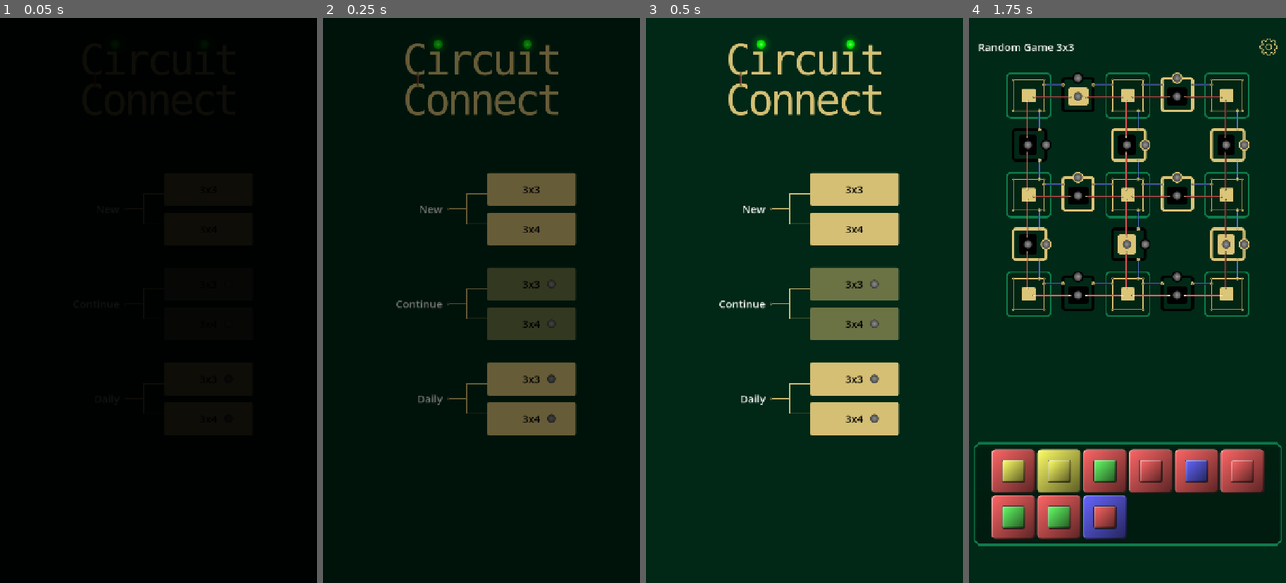
Above: before the commit, frames 1-4 (left to right).
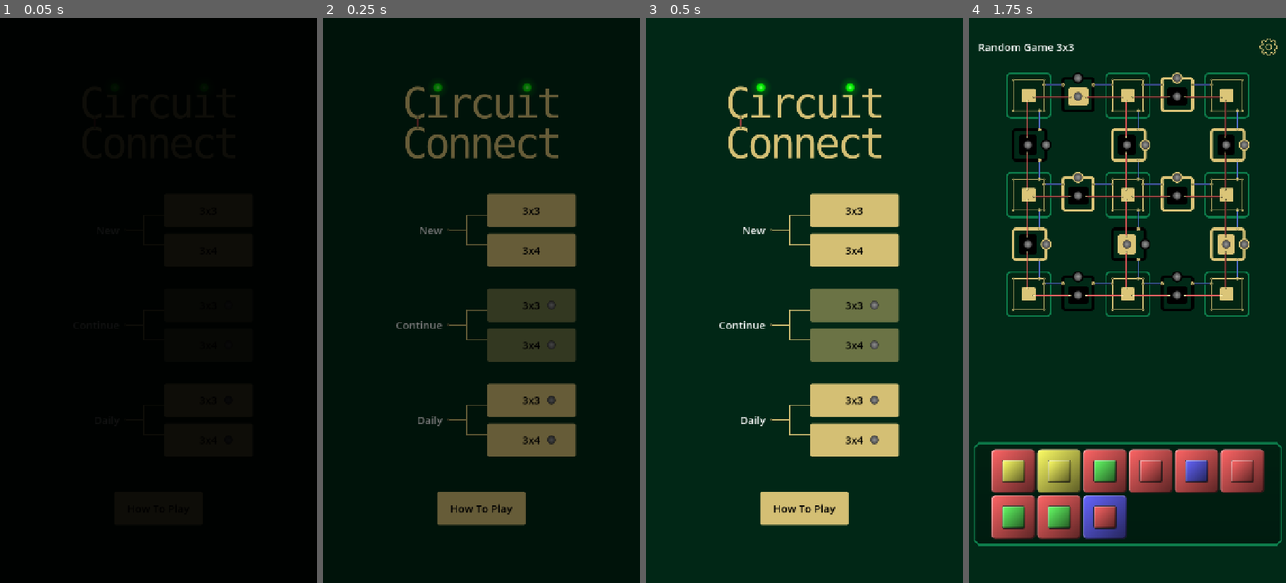
Above: after the commit, the same moments.

Repository: andre-rosatto/circuit_connect
Game: Godot game, scene res://main.tscn
Same seed, same stepped clock (60 frames per second), same inputs: the game is played once before the commit and once after it.
Inputs (mouse positions are in pixels of both pictures, inside the frame that each line leads up to):
- Up to frame 1 (0.05 s): no input
- Up to frame 2 (0.25 s): no input
- Up to frame 3 (0.5 s): no input
- Up to frame 4 (1.75 s): click "3x3" at 0.5 s; move the mouse to (1029, 97) at 1.27 s; press the mouse at (1029, 97) at 1.28 s

The runs differ from the first frame. In frame 2, 13% of the frame differs, in the area x 23-80%, y 3-90%; in frame 3, 14%; in frame 4, nothing differs.

Commit message:
how to play

Diff:
--- a/main.tscn
+++ b/main.tscn
@@ -31,6 +31,5 @@
 
 [node name="MainMenu" parent="." instance=ExtResource("2_h2yge")]
 unique_name_in_owner = true
-visible = false
 
 [connection signal="level_quit" from="Level" to="." method="_on_level_level_quit"]
--- /dev/null
+++ b/scenes/gui/help/help.gd
@@ -0,0 +1,11 @@
+class_name Help extends Control
+
+@onready var animation_player: AnimationPlayer = %AnimationPlayer
+
+
+func show_help() -> void:
+  animation_player.play("fade_in")
+
+
+func _on_ok_pressed() -> void:
+  animation_player.play("fade_out")
--- /dev/null
+++ b/scenes/gui/help/help.tscn
@@ -0,0 +1,149 @@
+[gd_scene load_steps=7 format=3 uid="uid://botmejcpj5n16"]
+
+[ext_resource type="Script" uid="uid://xo66gx3kxi5i" path="res://scenes/gui/help/help.gd" id="1_f7dix"]
+[ext_resource type="Texture2D" uid="uid://c4f2bk7nm85qp" path="res://scenes/gui/help/sprites/help.webp" id="2_5ee46"]
+
+[sub_resource type="Animation" id="Animation_f7dix"]
+resource_name = "fade_in"
+length = 0.5
+tracks/0/type = "value"
+tracks/0/imported = false
+tracks/0/enabled = true
+tracks/0/path = NodePath(".:modulate")
+tracks/0/interp = 1
+tracks/0/loop_wrap = true
+tracks/0/keys = {
+"times": PackedFloat32Array(0, 0.5),
+"transitions": PackedFloat32Array(1, 1),
+"update": 0,
+"values": [Color(1, 1, 1, 0), Color(1, 1, 1, 1)]
+}
+tracks/1/type = "value"
+tracks/1/imported = false
+tracks/1/enabled = true
+tracks/1/path = NodePath(".:visible")
+tracks/1/interp = 1
+tracks/1/loop_wrap = true
+tracks/1/keys = {
+"times": PackedFloat32Array(0),
+"transitions": PackedFloat32Array(1),
+"update": 1,
+"values": [true]
+}
+
+[sub_resource type="Animation" id="Animation_5ee46"]
+length = 0.001
+tracks/0/type = "value"
+tracks/0/imported = false
+tracks/0/enabled = true
+tracks/0/path = NodePath(".:modulate")
+tracks/0/interp = 1
+tracks/0/loop_wrap = true
+tracks/0/keys = {
+"times": PackedFloat32Array(0),
+"transitions": PackedFloat32Array(1),
+"update": 0,
+"values": [Color(1, 1, 1, 0)]
+}
+tracks/1/type = "value"
+tracks/1/imported = false
+tracks/1/enabled = true
+tracks/1/path = NodePath(".:visible")
+tracks/1/interp = 1
+tracks/1/loop_wrap = true
+tracks/1/keys = {
+"times": PackedFloat32Array(0),
+"transitions": PackedFloat32Array(1),
+"update": 1,
+"values": [false]
+}
+
+[sub_resource type="Animation" id="Animation_5hrub"]
+resource_name = "fade_out"
+length = 0.5
+tracks/0/type = "value"
+tracks/0/imported = false
+tracks/0/enabled = true
+tracks/0/path = NodePath(".:modulate")
+tracks/0/interp = 1
+tracks/0/loop_wrap = true
+tracks/0/keys = {
+"times": PackedFloat32Array(0, 0.5),
+"transitions": PackedFloat32Array(1, 1),
+"update": 0,
+"values": [Color(1, 1, 1, 1), Color(1, 1, 1, 0)]
+}
+tracks/1/type = "value"
+tracks/1/imported = false
+tracks/1/enabled = true
+tracks/1/path = NodePath(".:visible")
+tracks/1/interp = 1
+tracks/1/loop_wrap = true
+tracks/1/keys = {
+"times": PackedFloat32Array(0, 0.5),
+"transitions": PackedFloat32Array(1, 1),
+"update": 1,
+"values": [true, false]
+}
+
+[sub_resource type="AnimationLibrary" id="AnimationLibrary_5ee46"]
+_data = {
+&"RESET": SubResource("Animation_5ee46"),
+&"fade_in": SubResource("Animation_f7dix"),
+&"fade_out": SubResource("Animation_5hrub")
+}
+
+[node name="Help" type="Control"]
+visible = false
+modulate = Color(1, 1, 1, 0)
+layout_mode = 3
+anchors_preset = 15
+anchor_right = 1.0
+anchor_bottom = 1.0
+grow_horizontal = 2
+grow_vertical = 2
+script = ExtResource("1_f7dix")
+
+[node name="AnimationPlayer" type="AnimationPlayer" parent="."]
+unique_name_in_owner = true
+libraries = {
+&"": SubResource("AnimationLibrary_5ee46")
+}
+
+[node name="ColorRect" type="ColorRect" parent="."]
+layout_mode = 1
+anchors_preset = 15
+anchor_right = 1.0
+anchor_bottom = 1.0
+grow_horizontal = 2
+grow_vertical = 2
+color = Color(0.00392157, 0.160784, 0.0901961, 1)
+
+[node name="MarginContainer" type="MarginContainer" parent="."]
+layout_mode = 1
+anchors_preset = 15
+anchor_right = 1.0
+anchor_bottom = 1.0
+grow_horizontal = 2
+grow_vertical = 2
+theme_override_constants/margin_left = 20
+theme_override_constants/margin_top = 50
+theme_override_constants/margin_right = 20
+theme_override_constants/margin_bottom = 50
+
+[node name="VBoxContainer" type="VBoxContainer" parent="MarginContainer"]
+layout_mode = 2
+
+[node name="TextureRect" type="TextureRect" parent="MarginContainer/VBoxContainer"]
+layout_mode = 2
+texture = ExtResource("2_5ee46")
+
+[node name="OK" type="Button" parent="MarginContainer/VBoxContainer"]
+unique_name_in_owner = true
+custom_minimum_size = Vector2(200, 50)
+layout_mode = 2
+size_flags_horizontal = 4
+size_flags_vertical = 10
+text = "OK"
+
+[connection signal="pressed" from="MarginContainer/VBoxContainer/OK" to="." method="_on_ok_pressed"]
--- a/scenes/gui/main_menu/main_menu.gd
+++ b/scenes/gui/main_menu/main_menu.gd
@@ -12,6 +12,7 @@
 @onready var daily_3x3: OnOffButton = %Daily3x3
 @onready var daily_3x4: OnOffButton = %Daily3x4
 @onready var fader: Fader = %Fader
+@onready var help: Control = %Help
 
 
 func _ready() -> void:
@@ -79,3 +80,7 @@
 	fader.fade_out()
 	await fader.fade_finished
 	game_continued.emit(Vector2i(3, game_height), true)
+
+
+func _on_how_to_play_button_pressed() -> void:
+	help.show_help()
--- a/scenes/gui/main_menu/main_menu.tscn
+++ b/scenes/gui/main_menu/main_menu.tscn
@@ -6,106 +6,125 @@
 [ext_resource type="Texture2D" uid="uid://dnl5ptgth7wvx" path="res://sprites/logo.webp" id="3_c02x0"]
 [ext_resource type="PackedScene" uid="uid://fgmo2y57r88w" path="res://scenes/gui/menu_group/menu_group.tscn" id="4_o6kcl"]
 [ext_resource type="PackedScene" uid="uid://mvhsems4vfsq" path="res://scenes/gui/on_off_button/on_off_button.tscn" id="6_c02x0"]
+[ext_resource type="PackedScene" uid="uid://botmejcpj5n16" path="res://scenes/gui/help/help.tscn" id="7_8u377"]
 
 [node name="MainMenu" type="CanvasLayer"]
 script = ExtResource("1_cqwbc")
 
-[node name="MarginContainer" type="MarginContainer" parent="."]
+[node name="AnimationPlayer" type="AnimationPlayer" parent="."]
+
+[node name="MenuContainer" type="CenterContainer" parent="."]
 anchors_preset = 15
 anchor_right = 1.0
 anchor_bottom = 1.0
 grow_horizontal = 2
 grow_vertical = 2
-theme_override_constants/margin_bottom = 300
 
-[node name="VBoxContainer" type="VBoxContainer" parent="MarginContainer"]
+[node name="VBoxContainer" type="VBoxContainer" parent="MenuContainer"]
 layout_mode = 2
 size_flags_vertical = 4
 theme = ExtResource("1_7fxqr")
 alignment = 1
 
-[node name="TextureRect" type="TextureRect" parent="MarginContainer/VBoxContainer"]
+[node name="TextureRect" type="TextureRect" parent="MenuContainer/VBoxContainer"]
 layout_mode = 2
 texture = ExtResource("3_c02x0")
 stretch_mode = 3
 
-[node name="Separator" type="Control" parent="MarginContainer/VBoxContainer"]
-custom_minimum_size = Vector2(0, 100)
+[node name="Separator" type="Control" parent="MenuContainer/VBoxContainer"]
+custom_minimum_size = Vector2(0, 50)
 layout_mode = 2
 
-[node name="VBoxContainer" type="VBoxContainer" parent="MarginContainer/VBoxContainer"]
+[node name="VBoxContainer" type="VBoxContainer" parent="MenuContainer/VBoxContainer"]
 layout_mode = 2
 theme_override_constants/separation = 50
 
-[node name="NewMenuGroup" parent="MarginContainer/VBoxContainer/VBoxContainer" instance=ExtResource("4_o6kcl")]
+[node name="NewMenuGroup" parent="MenuContainer/VBoxContainer/VBoxContainer" instance=ExtResource("4_o6kcl")]
 layout_mode = 2
 size_flags_horizontal = 1
 
-[node name="VBoxContainer" type="VBoxContainer" parent="MarginContainer/VBoxContainer/VBoxContainer/NewMenuGroup"]
+[node name="VBoxContainer" type="VBoxContainer" parent="MenuContainer/VBoxContainer/VBoxContainer/NewMenuGroup"]
 layout_mode = 2
 
-[node name="New3x3" type="Button" parent="MarginContainer/VBoxContainer/VBoxContainer/NewMenuGroup/VBoxContainer"]
+[node name="New3x3" type="Button" parent="MenuContainer/VBoxContainer/VBoxContainer/NewMenuGroup/VBoxContainer"]
 unique_name_in_owner = true
 custom_minimum_size = Vector2(200, 75)
 layout_mode = 2
 theme = ExtResource("1_7fxqr")
 text = "3x3"
 
-[node name="ControlAnimScale" parent="MarginContainer/VBoxContainer/VBoxContainer/NewMenuGroup/VBoxContainer/New3x3" instance=ExtResource("2_dioda")]
+[node name="ControlAnimScale" parent="MenuContainer/VBoxContainer/VBoxContainer/NewMenuGroup/VBoxContainer/New3x3" instance=ExtResource("2_dioda")]
 
-[node name="New3x4" type="Button" parent="MarginContainer/VBoxContainer/VBoxContainer/NewMenuGroup/VBoxContainer"]
+[node name="New3x4" type="Button" parent="MenuContainer/VBoxContainer/VBoxContainer/NewMenuGroup/VBoxContainer"]
 unique_name_in_owner = true
 custom_minimum_size = Vector2(200, 75)
 layout_mode = 2
 theme = ExtResource("1_7fxqr")
 text = "3x4"
 
-[node name="ControlAnimScale" parent="MarginContainer/VBoxContainer/VBoxContainer/NewMenuGroup/VBoxContainer/New3x4" instance=ExtResource("2_dioda")]
+[node name="ControlAnimScale" parent="MenuContainer/VBoxContainer/VBoxContainer/NewMenuGroup/VBoxContainer/New3x4" instance=ExtResource("2_dioda")]
 
-[node name="ContinueMenuGroup" parent="MarginContainer/VBoxContainer/VBoxContainer" instance=ExtResource("4_o6kcl")]
+[node name="ContinueMenuGroup" parent="MenuContainer/VBoxContainer/VBoxContainer" instance=ExtResource("4_o6kcl")]
 layout_mode = 2
 size_flags_horizontal = 1
 type = 1
 
-[node name="VBoxContainer" type="VBoxContainer" parent="MarginContainer/VBoxContainer/VBoxContainer/ContinueMenuGroup"]
+[node name="VBoxContainer" type="VBoxContainer" parent="MenuContainer/VBoxContainer/VBoxContainer/ContinueMenuGroup"]
 layout_mode = 2
 
-[node name="Continue3x3" parent="MarginContainer/VBoxContainer/VBoxContainer/ContinueMenuGroup/VBoxContainer" instance=ExtResource("6_c02x0")]
+[node name="Continue3x3" parent="MenuContainer/VBoxContainer/VBoxContainer/ContinueMenuGroup/VBoxContainer" instance=ExtResource("6_c02x0")]
 unique_name_in_owner = true
 custom_minimum_size = Vector2(200, 75)
 layout_mode = 2
 label_text = "3x3"
 
-[node name="ControlAnimScale" parent="MarginContainer/VBoxContainer/VBoxContainer/ContinueMenuGroup/VBoxContainer/Continue3x3" instance=ExtResource("2_dioda")]
+[node name="ControlAnimScale" parent="MenuContainer/VBoxContainer/VBoxContainer/ContinueMenuGroup/VBoxContainer/Continue3x3" instance=ExtResource("2_dioda")]
 
-[node name="Continue3x4" parent="MarginContainer/VBoxContainer/VBoxContainer/ContinueMenuGroup/VBoxContainer" instance=ExtResource("6_c02x0")]
+[node name="Continue3x4" parent="MenuContainer/VBoxContainer/VBoxContainer/ContinueMenuGroup/VBoxContainer" instance=ExtResource("6_c02x0")]
 unique_name_in_owner = true
 custom_minimum_size = Vector2(200, 75)
 layout_mode = 2
 label_text = "3x4"
 
-[node name="ControlAnimScale" parent="MarginContainer/VBoxContainer/VBoxContainer/ContinueMenuGroup/VBoxContainer/Continue3x4" instance=ExtResource("2_dioda")]
+[node name="ControlAnimScale" parent="MenuContainer/VBoxContainer/VBoxContainer/ContinueMenuGroup/VBoxContainer/Continue3x4" instance=ExtResource("2_dioda")]
 
-[node name="DailyMenuGroup" parent="MarginContainer/VBoxContainer/VBoxContainer" instance=ExtResource("4_o6kcl")]
+[node name="DailyMenuGroup" parent="MenuContainer/VBoxContainer/VBoxContainer" instance=ExtResource("4_o6kcl")]
 layout_mode = 2
 size_flags_horizontal = 1
 type = 2
 
-[node name="VBoxContainer" type="VBoxContainer" parent="MarginContainer/VBoxContainer/VBoxContainer/DailyMenuGroup"]
+[node name="VBoxContainer" type="VBoxContainer" parent="MenuContainer/VBoxContainer/VBoxContainer/DailyMenuGroup"]
 layout_mode = 2
 
-[node name="Daily3x3" parent="MarginContainer/VBoxContainer/VBoxContainer/DailyMenuGroup/VBoxContainer" instance=ExtResource("6_c02x0")]
+[node name="Daily3x3" parent="MenuContainer/VBoxContainer/VBoxContainer/DailyMenuGroup/VBoxContainer" instance=ExtResource("6_c02x0")]
 unique_name_in_owner = true
 custom_minimum_size = Vector2(200, 75)
 layout_mode = 2
 label_text = "3x3"
 
-[node name="ControlAnimScale" parent="MarginContainer/VBoxContainer/VBoxContainer/DailyMenuGroup/VBoxContainer/Daily3x3" instance=ExtResource("2_dioda")]
+[node name="ControlAnimScale" parent="MenuContainer/VBoxContainer/VBoxContainer/DailyMenuGroup/VBoxContainer/Daily3x3" instance=ExtResource("2_dioda")]
 
-[node name="Daily3x4" parent="MarginContainer/VBoxContainer/VBoxContainer/DailyMenuGroup/VBoxContainer" instance=ExtResource("6_c02x0")]
+[node name="Daily3x4" parent="MenuContainer/VBoxContainer/VBoxContainer/DailyMenuGroup/VBoxContainer" instance=ExtResource("6_c02x0")]
 unique_name_in_owner = true
 custom_minimum_size = Vector2(200, 75)
 layout_mode = 2
 label_text = "3x4"
 
-[node name="ControlAnimScale" parent="MarginContainer/VBoxContainer/VBoxContainer/DailyMenuGroup/VBoxContainer/Daily3x4" instance=ExtResource("2_dioda")]
+[node name="ControlAnimScale" parent="MenuContainer/VBoxContainer/VBoxContainer/DailyMenuGroup/VBoxContainer/Daily3x4" instance=ExtResource("2_dioda")]
+
+[node name="Separator2" type="Control" parent="MenuContainer/VBoxContainer"]
+custom_minimum_size = Vector2(0, 50)
+layout_mode = 2
+
+[node name="HowToPlayButton" type="Button" parent="MenuContainer/VBoxContainer"]
+unique_name_in_owner = true
+custom_minimum_size = Vector2(200, 75)
+layout_mode = 2
+size_flags_horizontal = 4
+theme = ExtResource("1_7fxqr")
+text = "How To Play"
+
+[node name="Help" parent="." instance=ExtResource("7_8u377")]
+unique_name_in_owner = true
+
+[connection signal="pressed" from="MenuContainer/VBoxContainer/HowToPlayButton" to="." method="_on_how_to_play_button_pressed"]
Not shown, added: scenes/gui/help/help.gd.uid
Binary file added: scenes/gui/help/sprites/help.webp
Not shown, added: scenes/gui/help/sprites/help.webp.import
Not shown: 1 places in scenes/gui/main_menu/main_menu.tscn that only renumber resources
